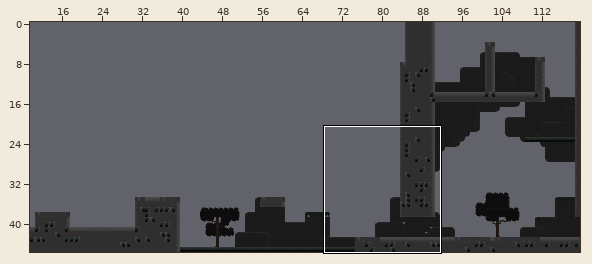
Tiled map (JSON): Bin/Levels/test_level2.json. The picture above shows the old version from afar; the outline marks the close-up.
Close-up. Before the commit:
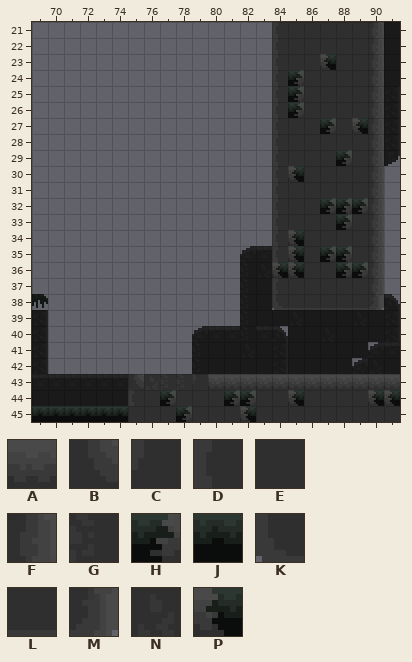
Cells are 8x8 px. Shown: x 69..91, y 21..45. The commit also changed other parts of the map, which this record leaves out.
Key: from "passontileset": A 289, B 291, C 292, D 320, E 321, F 322, G 323, H 324, J 326, K 352, L 353, M 354, N 355, P 356.
_ is an empty cell, # one hidden under a higher layer.
Layers that did not change in this view are not listed.
Layer "FG1" before, first column x 69:
21 _______________DEEEEEF_
22 _______________DEEEEEF_
23 _______________DEEPEEF_
24 _______________DHEEEEF_
25 _______________DHEEEEF_
26 _______________DHEEEEF_
27 _______________DEEHEPF_
28 _______________DEEEEEF_
29 _______________DEEEHEF_
30 _______________DPEEEEF_
31 _______________DEEEEEF_
32 _______________DEEHHHF_
33 _______________DEEEHEF_
34 _______________DPEEEEF_
35 _______________DPEHHEF_
36 _______________PPEEHHF_
37 _______________DEEEEEF_
38 ________________LLLLL__
39 _______________________
40 _______________________
41 _______________________
42 _______________________
43 ______#####AAAAAAAAAAAA
44 ______DEHEEEHHEEPEEEEPP
45 JJJJJJEEEHEEEPEEEEEEEEE
Layer "FG2" before, first column x 69:
21 _______________________
22 _______________________
23 _______________________
24 _______________________
25 _______________________
26 _______________________
27 _______________________
28 _______________________
29 _______________________
30 _______________________
31 _______________________
32 _______________________
33 _______________________
34 _______________________
35 _______________________
36 _______________________
37 _______________________
38 _______________K_____M_
39 _______________________
40 _______________________
41 _______________________
42 _______________________
43 ______BNGGC____________
44 _______________________
45 _______________________
New version:
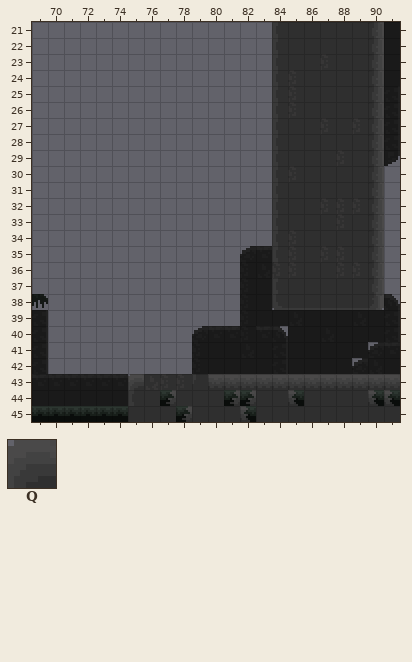
Further tiles: from "passontileset": Q 288.
The edit:
Layer "FG1":
y 23: x 87 P -> G
y 24..26: x 85 H -> G
y 27: x 87 H -> G; x 89 P -> G
y 29: x 88 H -> G
y 30: x 85 P -> G
y 32: x 87..89 HHH -> GGG
y 33: x 88 H -> G
y 34: x 85 P -> G
y 35: x 85 P -> G; x 87..88 HH -> GG
y 36: x 84..85 PP -> GG; x 88..89 HH -> GG
Layer "FG2":
y 43: x 75 B -> Q
